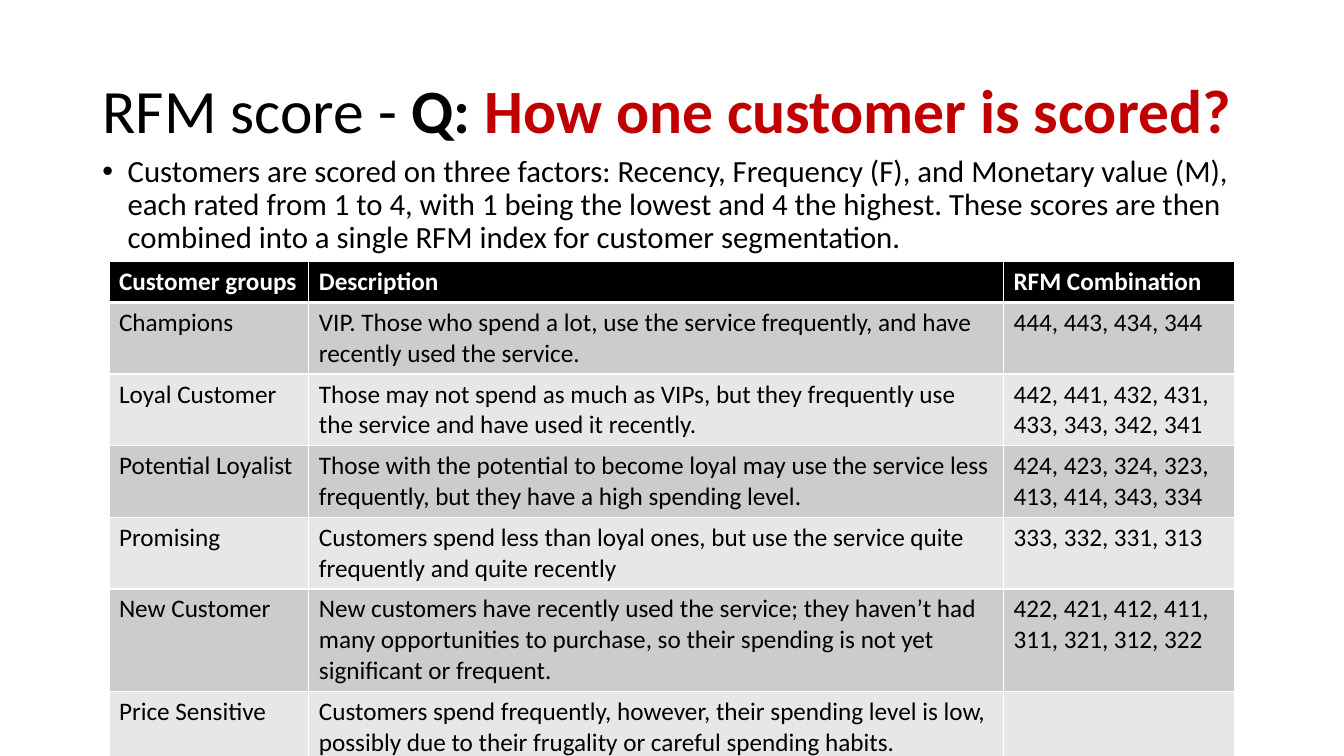
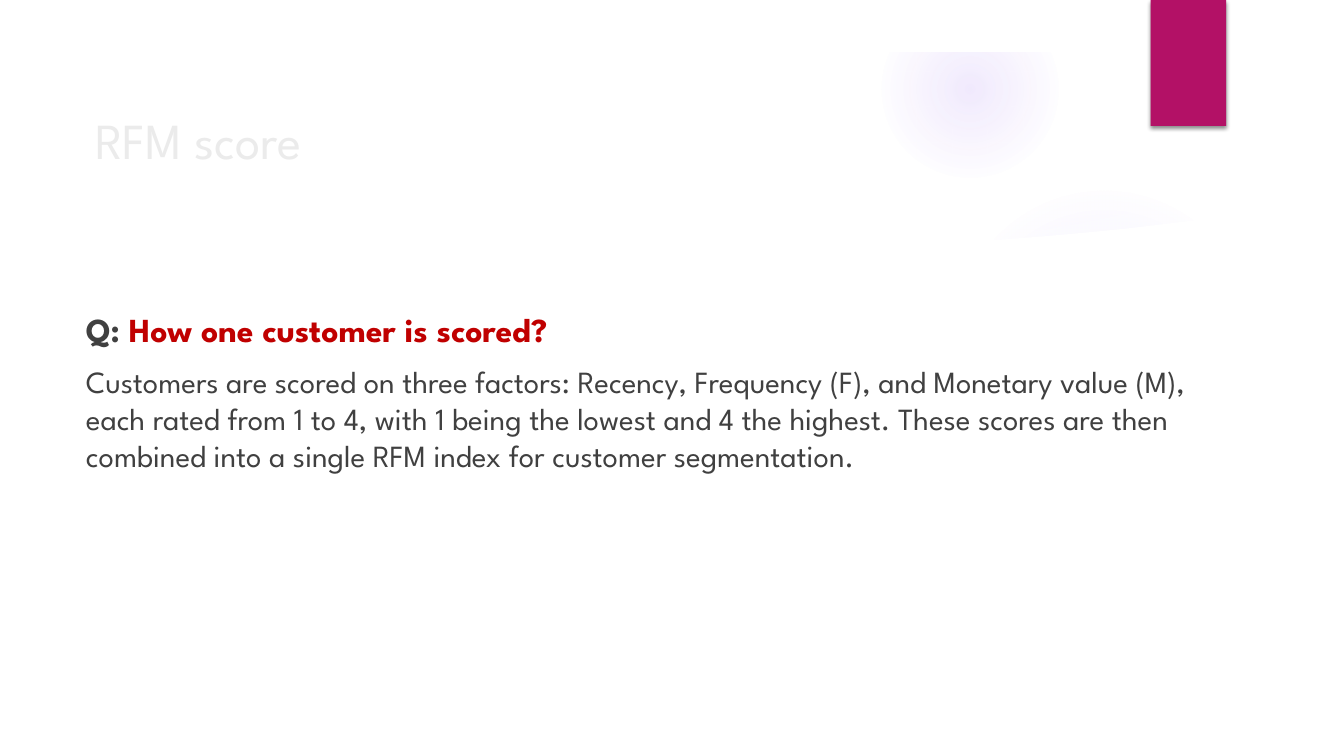
Before and after one commit to hauct/RFM-Customer-Segmentation, a slide deck: slide 6 of report/customer_segment_report.pptx. Drawn at 1344x756 pixels with LibreOffice and Linux fonts; fonts in the diff are those of the drawing; background and template pictures are left out. Boxes give left, top, right and bottom in pixels: in the first picture for what was removed or moved away, otherwise in the second. Text is boxed around its words. In the diff, an @@ line names an element or a change of style, - is before the commit and + after.

```diff
--- a/report/customer_segment_report.pptx
+++ b/report/customer_segment_report.pptx
@@ group added at bbox=[0, 0, 1344, 756]: 5 ellipses, 3 freeform shapes @@
@@ rectangle added at bbox=[1150, 0, 1226, 126], fill #B31166 @@
@@ table removed at bbox=[109, 261, 1235, 756], 7 rows, 3 columns @@
-Customer groups | Description | RFM Combination
-Champions | VIP. Those who spend a lot, use the service frequently, and have recently used the service. | 444, 443, 434, 344
-Loyal Customer | Those may not spend as much as VIPs, but they frequently use the service and have used it recently. | 442, 441, 432, 431, 433, 343, 342, 341
-Potential Loyalist | Those with the potential to become loyal may use the service less frequently, but they have a high spending level. | 424, 423, 324, 323, 413, 414, 343, 334
-Promising | Customers spend less than loyal ones, but use the service quite frequently and quite recently | 333, 332, 331, 313
-New Customer | New customers have recently used the service; they haven’t had many opportunities to purchase, so their spending is not yet significant or frequent. | 422, 421, 412, 411, 311, 321, 312, 322
-Price Sensitive | Customers spend frequently, however, their spending level is low, possibly due to their frugality or careful spending habits. | 
@@ text "Q: How one customer is ...": place and size @@
-text "Q: How one customer is ..." at bbox=[128, 159, 1228, 254]
+text "Q: How one customer is ..." at bbox=[86, 319, 1185, 474]
@@ text at bbox=[86, 319, 548, 347]: paragraph added @@
+Q: How one customer is scored?
@@ text at bbox=[86, 371, 1185, 474]: font Calibri to League Spartan, text colour #000000 to #404040 in "Customers are scored on three factors: Recency, ..."; bullet • to none; line spacing 0.9 to 1 @@
@@ title at bbox=[373, 446, 426, 467]: text changed; size 44 to 36 pt; font Calibri to League Spartan; text colour #C00000 to #EBEBEB; bold off @@
-RFM score - Q: How one customer is scored?
+RFM score
```
Also in this commit, not shown: 10 other slides changed, 19 other files.
